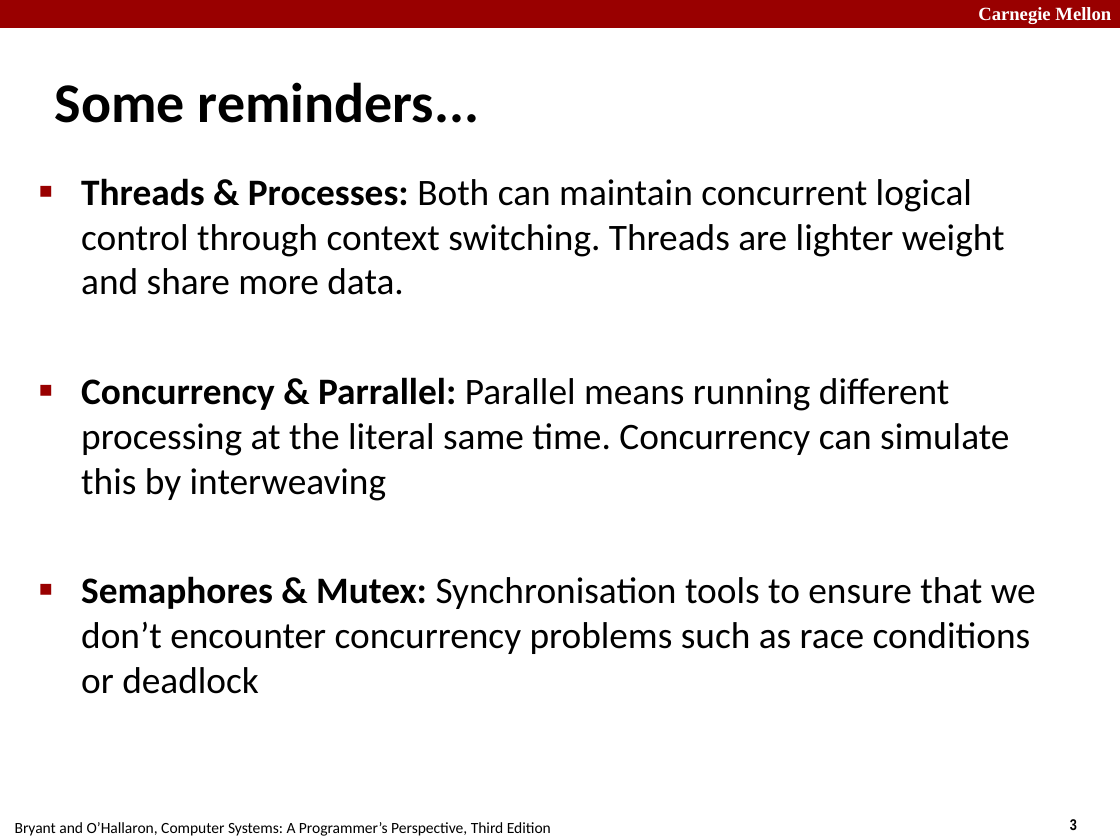
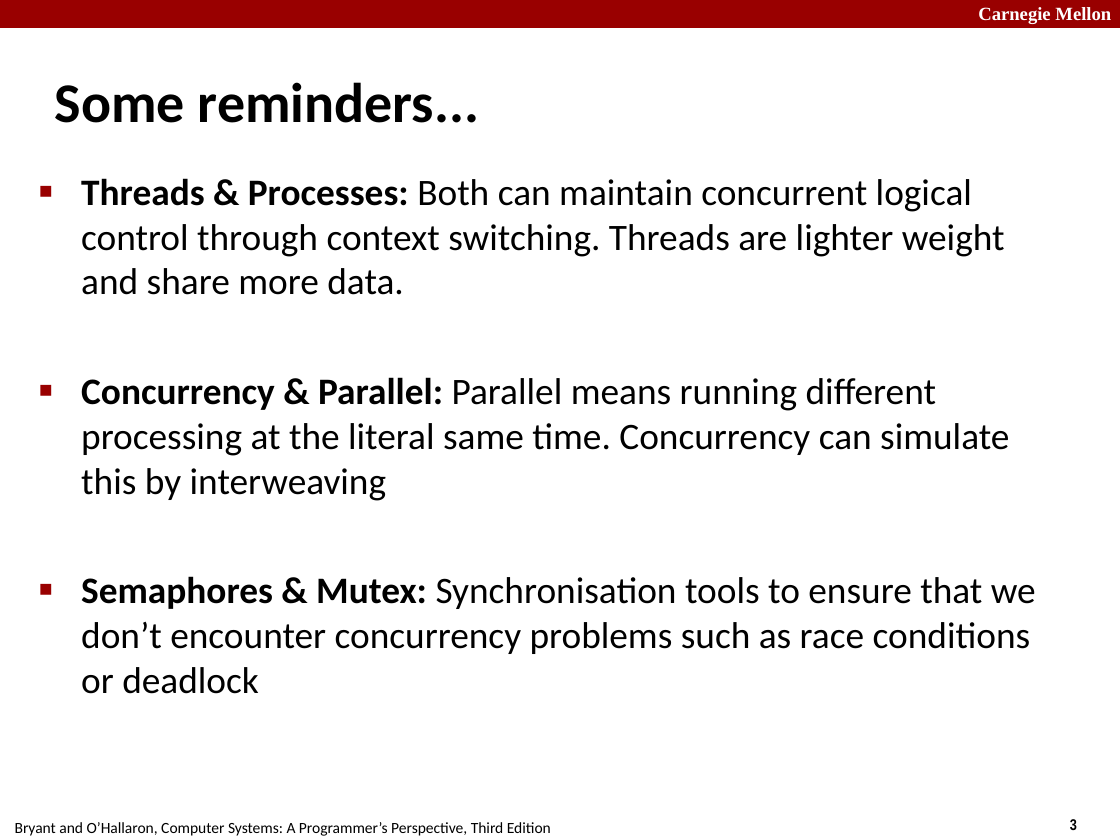
Before and after one commit to diku-compSys/compSys-e2023-pub, a slide deck: slide 3 of lectures/23-11-20_server_performance/performance.odp. Drawn at 1120x840 pixels with LibreOffice and Linux fonts; fonts in the diff are those of the drawing. Boxes give left, top, right and bottom in pixels: in the first picture for what was removed or moved away, otherwise in the second. Text is boxed around its words. In the diff, an @@ line names an element or a change of style, - is before the commit and + after.

```diff
--- a/lectures/23-11-20_server_performance/performance.odp
+++ b/lectures/23-11-20_server_performance/performance.odp
@@ text at <box>81,377,1009,501</box>: text changed @@
-■ Concurrency & Parrallel: Parallel means running different processing at the literal same time. Concurrency can simulate this by interweaving
+■ Concurrency & Parallel: Parallel means running different processing at the literal same time. Concurrency can simulate this by interweaving
```
Also in this commit, not shown: 2 other slides changed, 6 slides added, 1 slide removed, 1 other file.
